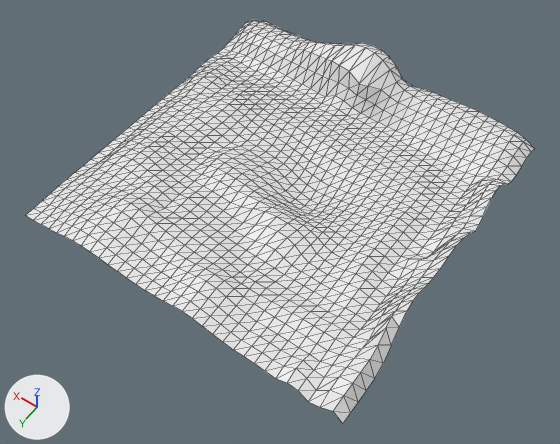
Before and after pictures for a commit that changed the glTF model assets/models/map/map.glb.
Rendered twice from a 50 mm camera at (-159.0, 230.0, 315.0) aimed at (-9.0, 21.0, -14.0). The lights are fixed; the arrows at lower left show +X, +Y and +Z. Mesh edges are drawn as thin lines.
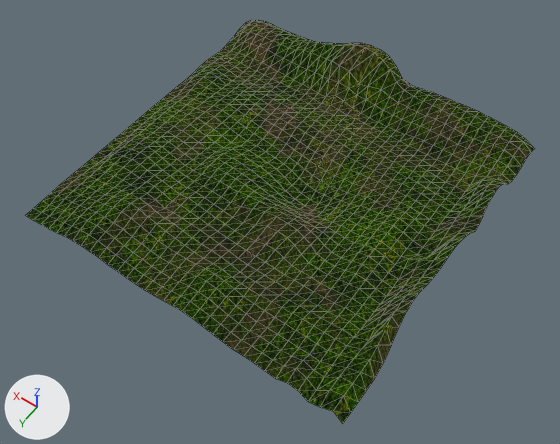
Edits to the bpy script that builds the scene:
```text
Add img_grass_03_512x512:
    img_grass_03_512x512 = load_image('Grass_03-512x512', '_unpacked/Grass_03-512x512', 512, 512, 'sRGB')
Add mat_material_001:
    mat_material_001 = bpy.data.materials.new('Material.001')
    # uses the picture img_grass_03_512x512
Change me_plane:
    where me_plane.from_pydata(...)  # 1156 vertices, 2178 faces; spans x -101.0..101.0, y -100.0..101.0, z -9.0..23.0
    add me_plane.materials.append(mat_material_001)
```

Where the change shows, as pixel boxes [x1, y1, x2, y2] in the pictures (560 x 444 px):
'Plane', recoloured (white to green)
    both: [25, 20, 535, 423]
